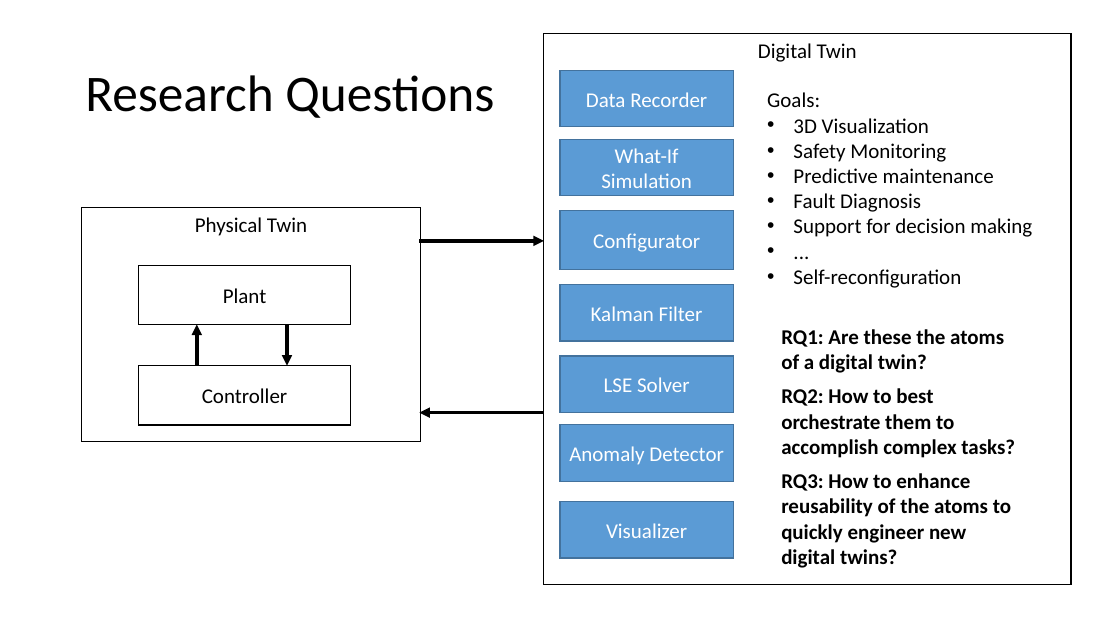
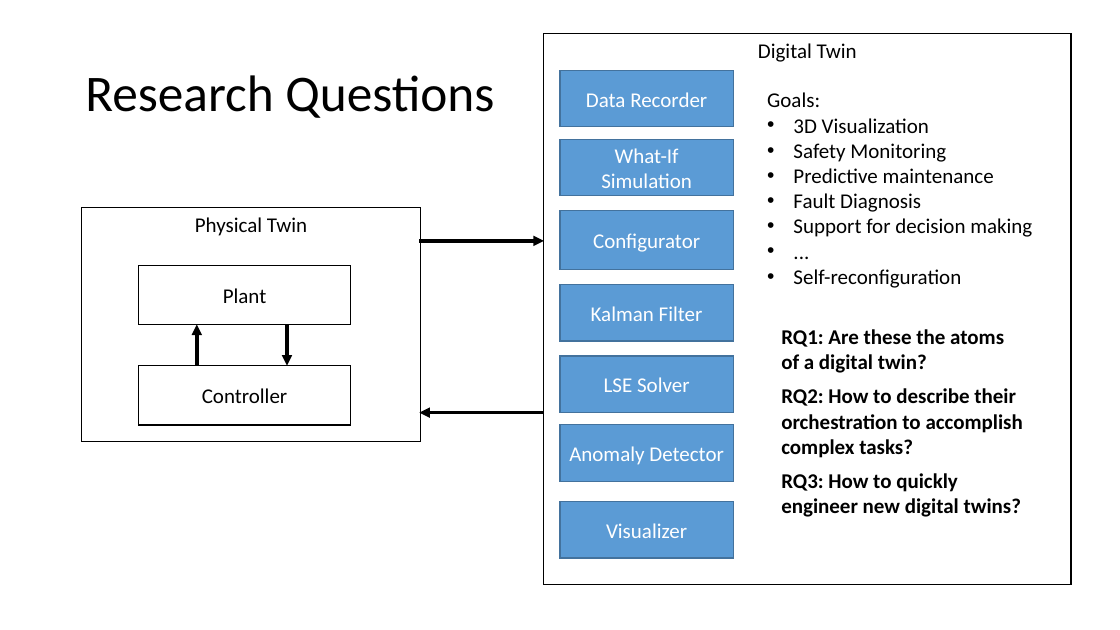
Before and after one commit to INTO-CPS-Association/example_digital-twin_incubator, a slide deck: slide 22 of notes/presentations/DigitLunch_17_December.pptx. Drawn at 1120x630 pixels with LibreOffice and Linux fonts; fonts in the diff are those of the drawing. Boxes give left, top, right and bottom in pixels: in the first picture for what was removed or moved away, otherwise in the second. Text is boxed around its words. In the diff, an @@ line names an element or a change of style, - is before the commit and + after.

```diff
--- a/notes/presentations/DigitLunch_17_December.pptx
+++ b/notes/presentations/DigitLunch_17_December.pptx
@@ text at (781,388,1023,458): text changed @@
-RQ2: How to best orchestrate them to accomplish complex tasks?
+RQ2: How to describe their orchestration to accomplish complex tasks?
@@ text at (781,473,1021,517): text changed @@
-RQ3: How to enhance reusability of the atoms to quickly engineer new digital twins?
+RQ3: How to quickly engineer new digital twins?
```
Also in this commit, not shown: 6 other slides changed, 1 other file.
